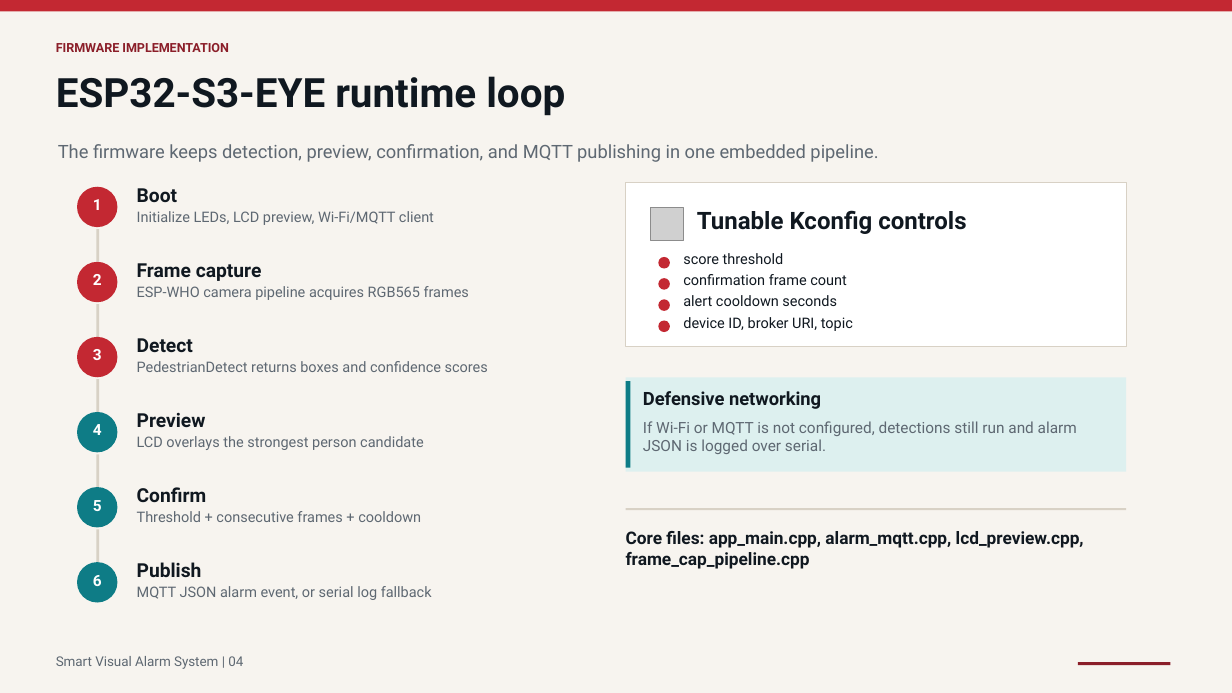
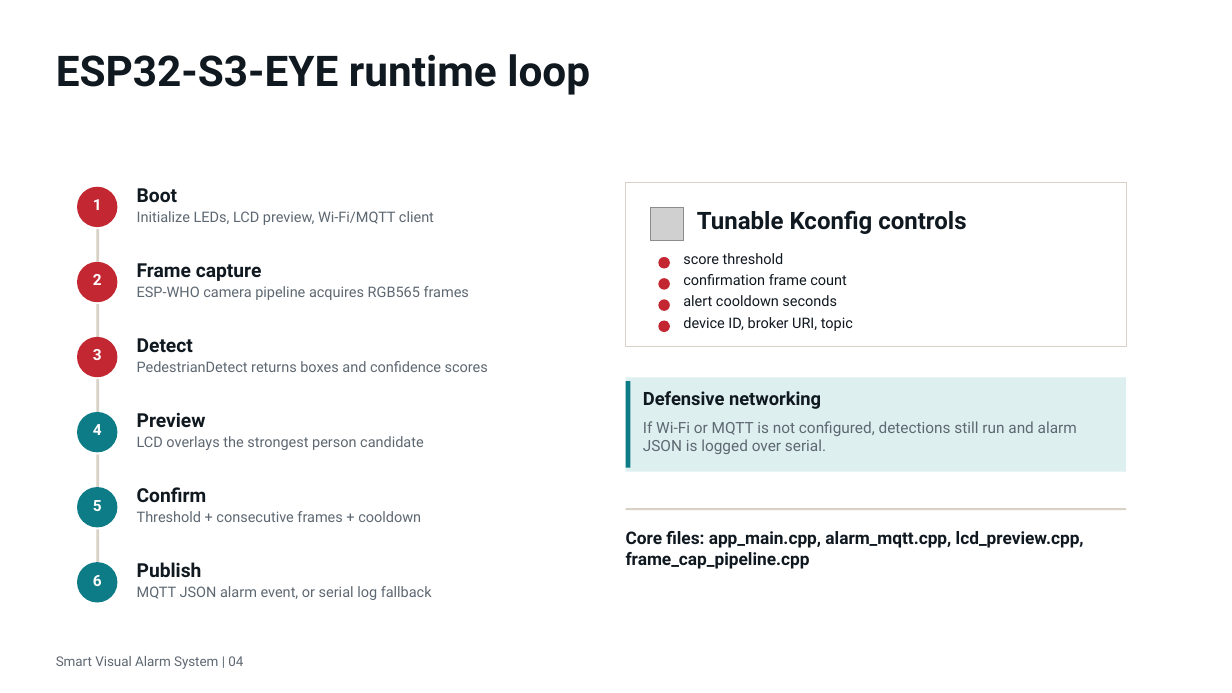
Before and after one commit to ernyei13/iot-project-pedestrian-detector, a slide deck: slide 4 of presentation.pptx. Drawn at 1232x693 pixels with LibreOffice and Linux fonts; fonts in the diff are those of the drawing; grey boxes stand for pictures. Boxes give left, top, right and bottom in pixels: in the first picture for what was removed or moved away, otherwise in the second. Text is boxed around its words. In the diff, an @@ line names an element or a change of style, - is before the commit and + after.

```diff
--- a/presentation.pptx
+++ b/presentation.pptx
@@ rectangle removed at [0,0,1232,693] @@
@@ rectangle removed at [0,0,1232,11] @@
@@ text "ESP32-S3-EYE runtime loop": place and size @@
-text "ESP32-S3-EYE runtime loop" at [56,76,565,116]
+text "ESP32-S3-EYE runtime loop" at [56,54,590,95]
@@ text "ESP32-S3-EYE runtime loop" at [56,54,590,95]: size 31.5 to 33 pt @@
@@ text removed at [56,43,229,52] @@
-FIRMWARE IMPLEMENTATION
@@ text removed at [58,144,878,162] @@
-The firmware keeps detection, preview, confirmation, and MQTT publishing in one embedded pipeline.
@@ rectangle removed at [1079,663,1171,665] @@
```
Also in this commit, not shown: 10 other slides changed, 1 slide added, 1 other file.
